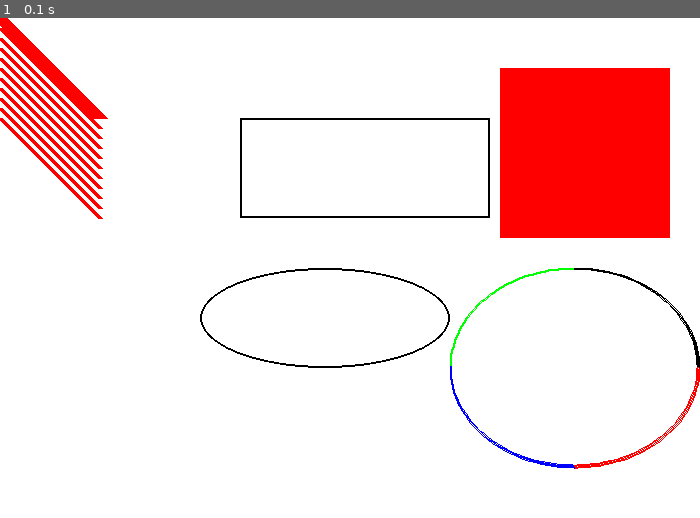
Above: before the commit, frame 1.
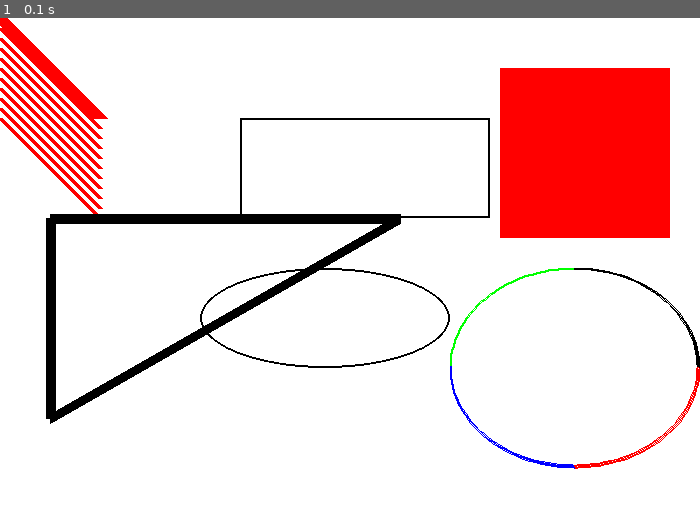
Above: after the commit, the same moment.

Repository: henriquenovais/PythonIsLove
Game: pygame game, started from game.py
The game is run twice, just before and just after one commit, with the same random seed, the same clock (stepped at 60 frames per second) and the same inputs.
Inputs:
- Up to frame 1 (0.1 s): no input

The runs differ from the first frame. In frame 1, 2.4% of the frame differs, in the area x 6-58%, y 39-82%.

Commit message:
Implement polygon drawing function

Diff:
--- a/game.py
+++ b/game.py
@@ -63,6 +63,10 @@
     pygame.draw.arc(screen, BLACK, [450,250,250,200],     0,   PI/2, 2)
     pygame.draw.arc(screen, RED,   [450,250,250,200],3*PI/2,   2*PI, 2)
     pygame.draw.arc(screen, BLUE,  [450,250,250,200],    PI, 3*PI/2, 2)
+    # This draws a triangle using the polygon command
+    # The function detects the polygon based on the number of points declared
+    #The last attribute controls the thickness of the polygon's lines
+    pygame.draw.polygon(screen, BLACK, [[50,200], [50,400], [400,200]], 10)
 
 
     # --- Go ahead and update the screen with what we've drawn.
